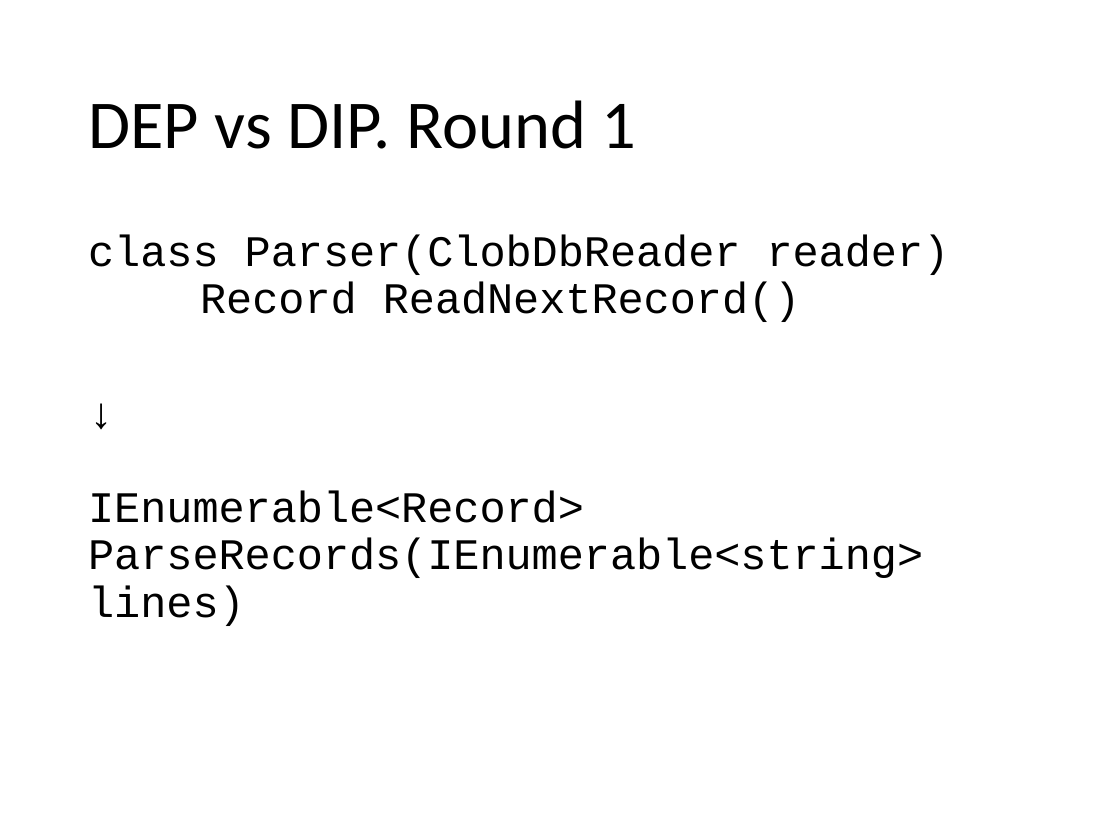
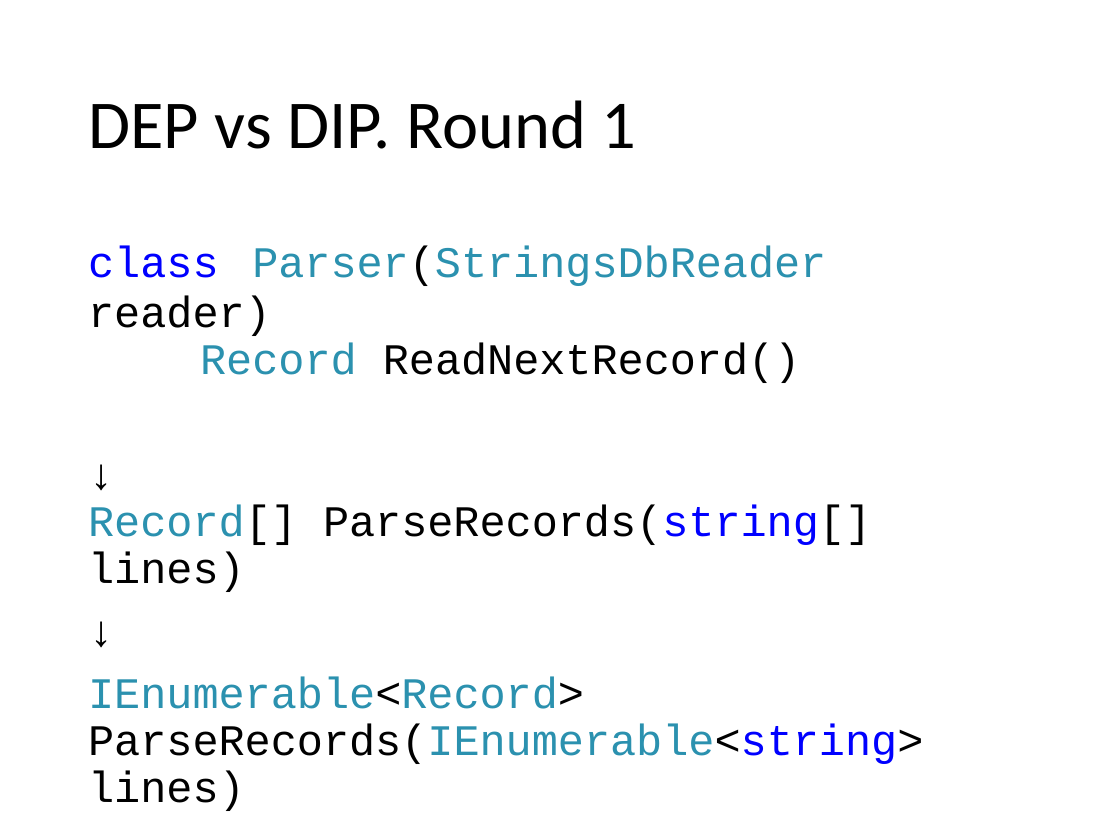
Before and after one commit to valertron/design, a slide deck: slide 106 of Design.pptx (slide 90 before the commit). Drawn at 1120x840 pixels with LibreOffice and Linux fonts; fonts in the diff are those of the drawing. Boxes give left, top, right and bottom in pixels: in the first picture for what was removed or moved away, otherwise in the second. Text is boxed around its words. In the diff, an @@ line names an element or a change of style, - is before the commit and + after.

```diff
--- a/Design.pptx
+++ b/Design.pptx
@@ text at (88, 245, 923, 764): text changed @@
-class Parser(ClobDbReader reader)
-Record ReadNextRecord()
-↓
-IEnumerable<Record>
-ParseRecords(IEnumerable<string> lines)
+class Parser(StringsDbReader reader)
+Record ReadNextRecord()
+↓
+Record[] ParseRecords(string[] lines)
+↓
+IEnumerable<Record>
+ParseRecords(IEnumerable<string> lines)
```
Also in this commit, not shown: 17 other slides changed, 19 slides added, 2 slides removed, 1 other file.
